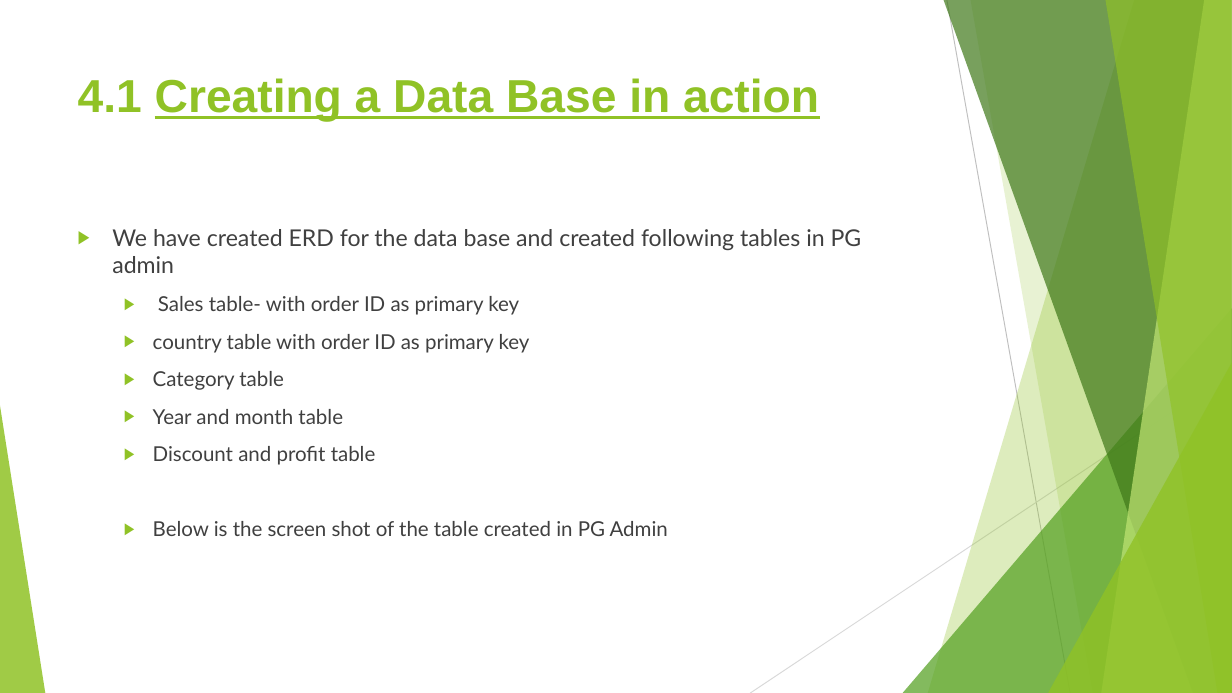
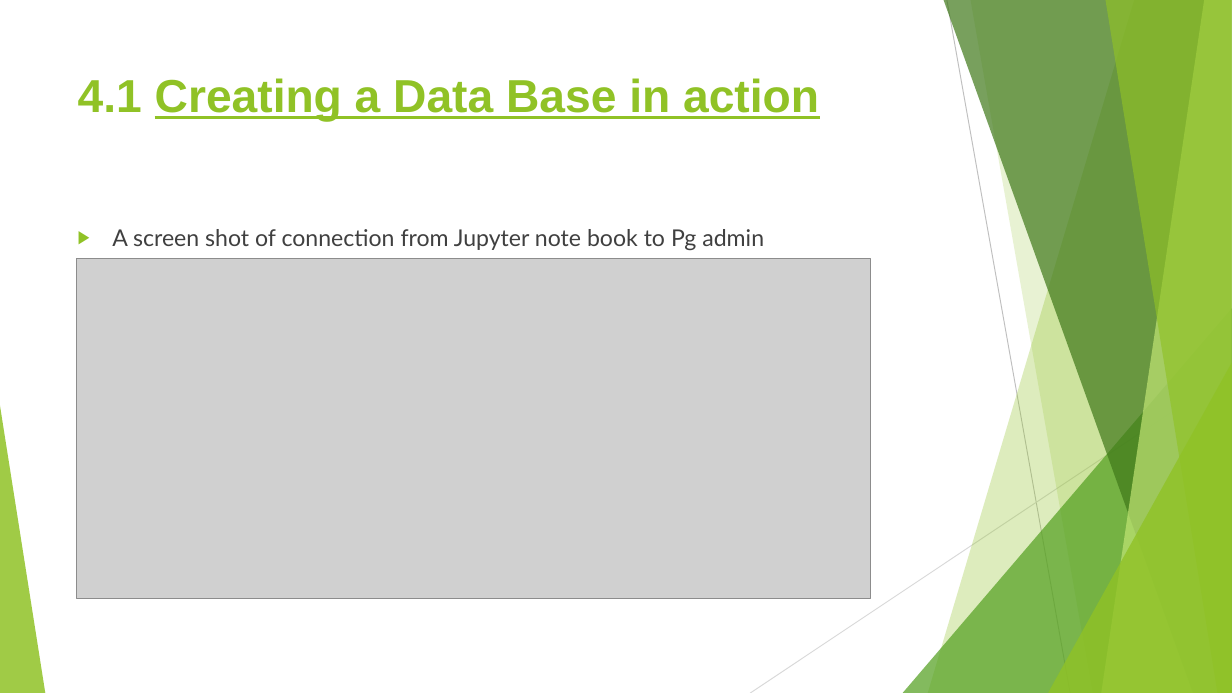
Before and after one commit to rubadhanaraj/Final_project, a slide deck: slide 8 of Project details.pptx. Drawn at 1232x693 pixels with LibreOffice and Linux fonts; fonts in the diff are those of the drawing; grey boxes stand for pictures. Boxes give left, top, right and bottom in pixels: in the first picture for what was removed or moved away, otherwise in the second. Text is boxed around its words. In the diff, an @@ line names an element or a change of style, - is before the commit and + after.

```diff
--- a/Project details.pptx
+++ b/Project details.pptx
@@ text at box(112, 229, 764, 250): text changed; size 16 to 18 pt @@
-▶ We have created ERD for the data base and created following tables in PG admin
-  ▶ Sales table- with order ID as primary key
-  ▶ country table with order ID as primary key
-  ▶ Category table
-  ▶ Year and month table
-  ▶ Discount and profit table
-  ▶ Below is the screen shot of the table created in PG Admin
+▶ A screen shot of connection from Jupyter note book to Pg admin
@@ picture added at box(77, 258, 871, 599) @@
```
Also in this commit, not shown: 15 other slides changed, 2 slides added.
